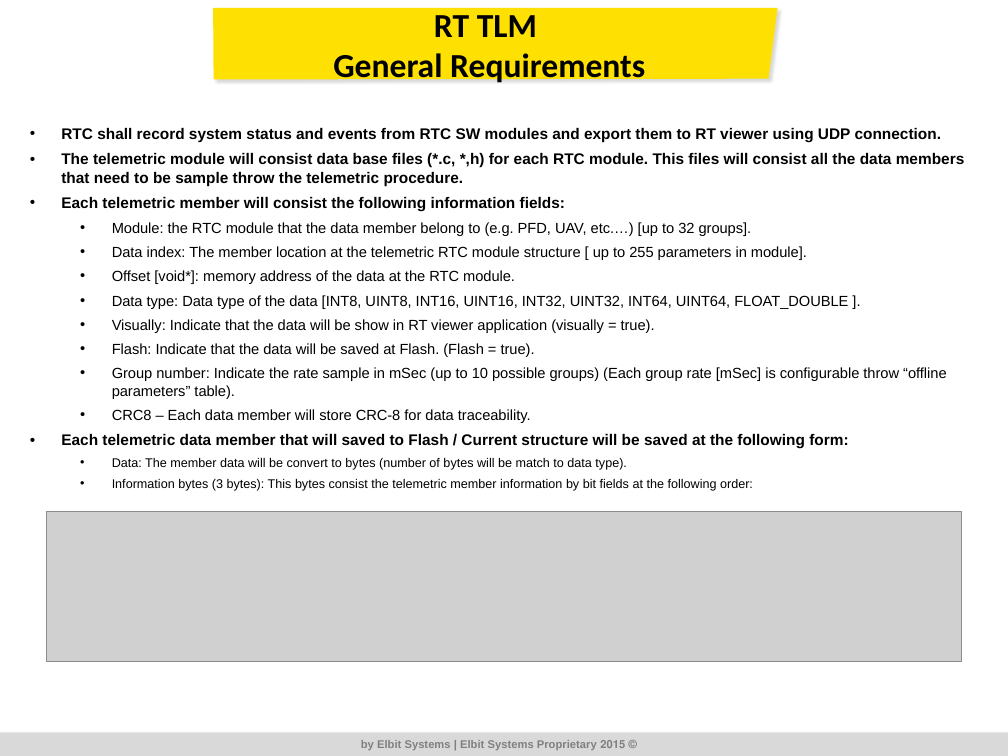
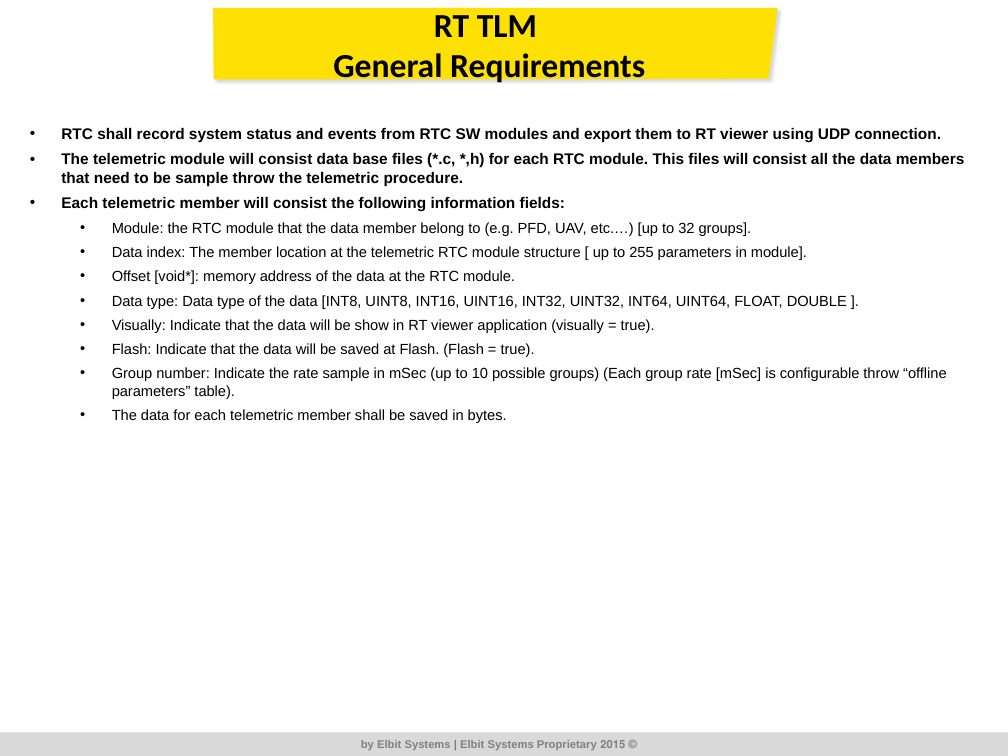
Before and after one commit to RoeeZinoueCommIT/Elbit_Telemetric, a slide deck: slide 2 of DR/DR/ALPstar_TLM_DR_1_003.pptx. Drawn at 1008x756 pixels with LibreOffice and Linux fonts; fonts in the diff are those of the drawing; grey boxes stand for pictures; background and template pictures are left out. Boxes give left, top, right and bottom in pixels: in the first picture for what was removed or moved away, otherwise in the second. Text is boxed around its words. In the diff, an @@ line names an element or a change of style, - is before the commit and + after.

```diff
--- a/DR/DR/ALPstar_TLM_DR_1_003.pptx
+++ b/DR/DR/ALPstar_TLM_DR_1_003.pptx
@@ text at <box>112,295,847,309</box>: text changed @@
-  • Data type: Data type of the data [INT8, UINT8, INT16, UINT16, INT32, UINT32, INT64, UINT64, FLOAT_DOUBLE ].
+  • Data type: Data type of the data [INT8, UINT8, INT16, UINT16, INT32, UINT32, INT64, UINT64, FLOAT, DOUBLE ].
@@ text at <box>112,409,507,423</box>: text changed; size 9 to 10.5 pt @@
-  • CRC8 – Each data member will store CRC-8 for data traceability.
-• Each telemetric data member that will saved to Flash / Current structure will be saved at the following form:
-  • Data: The member data will be convert to bytes (number of bytes will be match to data type).
-  • Information bytes (3 bytes): This bytes consist the telemetric member information by bit fields at the following order:
+  • The data for each telemetric member shall be saved in bytes.
@@ picture removed at <box>46,511,961,661</box> @@
```
Also in this commit, not shown: 1 other slide changed, 2 slides added, 6 other files.
